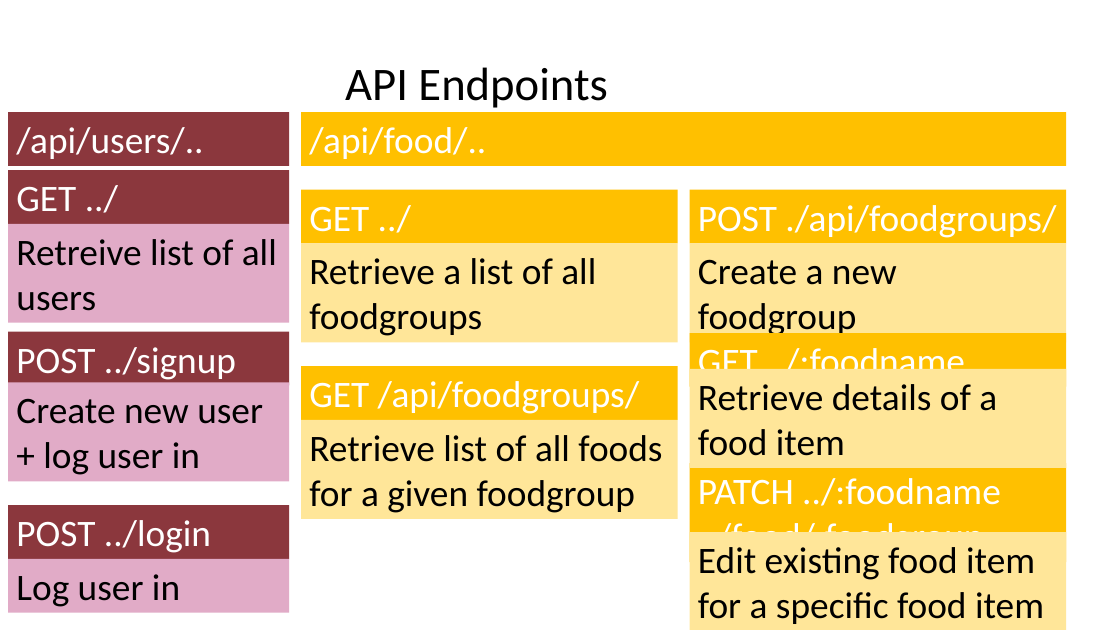
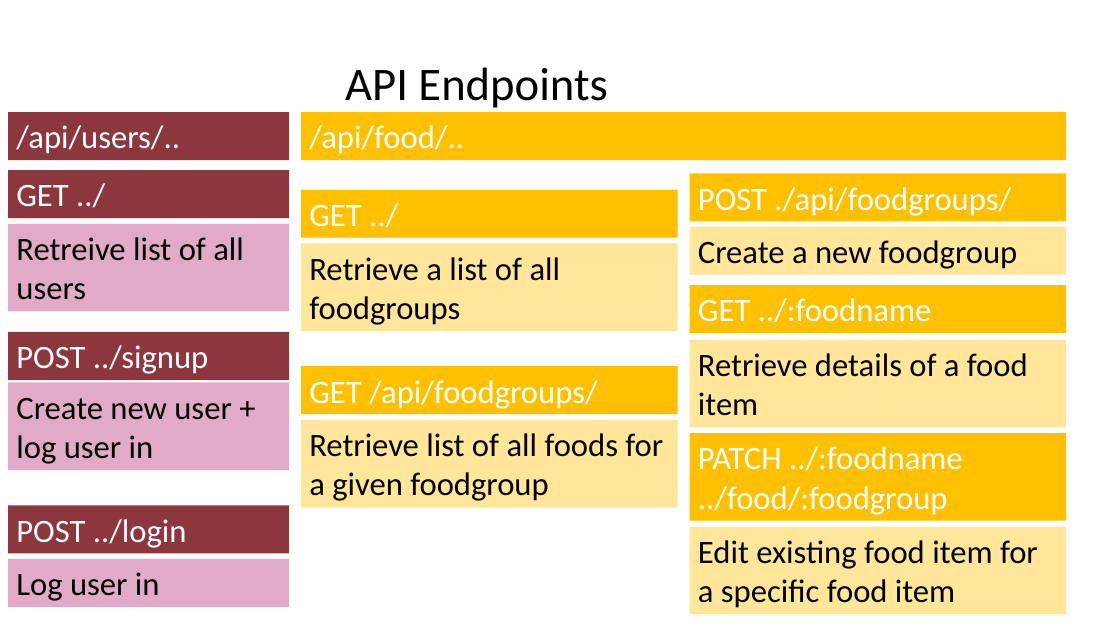
Before and after one commit to aunyamukherjee/friendly-fridge, a slide deck: slide 7 of wireframes/wireframes.pptx. Drawn at 1120x630 pixels with LibreOffice and Linux fonts; fonts in the diff are those of the drawing. Boxes give left, top, right and bottom in pixels: in the first picture for what was removed or moved away, otherwise in the second. Text is boxed around its words. In the diff, an @@ line names an element or a change of style, - is before the commit and + after.

```diff
--- a/wireframes/wireframes.pptx
+++ b/wireframes/wireframes.pptx
@@ rectangle "/api/users/..": place and size @@
-rectangle "/api/users/.." at (8, 113, 289, 166)
+rectangle "/api/users/.." at (8, 113, 289, 160)
@@ rectangle "/api/food/..": place and size @@
-rectangle "/api/food/.." at (301, 113, 1066, 166)
+rectangle "/api/food/.." at (301, 113, 1066, 160)
@@ rectangle "GET ../": place and size @@
-rectangle "GET ../" at (8, 171, 289, 224)
+rectangle "GET ../" at (8, 171, 289, 218)
@@ rectangle "POST ./api/foodgroups/": place and size @@
-rectangle "POST ./api/foodgroups/" at (690, 190, 1066, 244)
+rectangle "POST ./api/foodgroups/" at (690, 173, 1066, 221)
@@ rectangle "GET ../": place and size @@
-rectangle "GET ../" at (301, 190, 677, 244)
+rectangle "GET ../" at (301, 190, 677, 238)
@@ rectangle "Retreive list of all users": place and size @@
-rectangle "Retreive list of all users" at (8, 223, 289, 323)
+rectangle "Retreive list of all users" at (8, 223, 289, 311)
@@ size 32 to 28 pt in 18 elements at (301, 113, 1066, 160), (301, 190, 677, 238), (301, 366, 677, 414), (8, 113, 289, 160), (8, 332, 289, 380), (8, 506, 289, 554), (8, 559, 289, 607), (8, 171, 289, 218), (301, 244, 677, 331), (301, 420, 677, 507), (8, 382, 289, 470), (8, 223, 289, 311), (690, 527, 1066, 614), (690, 173, 1066, 221), (690, 340, 1066, 428), (690, 434, 1066, 521), (690, 285, 1066, 333), (690, 227, 1066, 275) @@
@@ rectangle "Create a new foodgroup": place and size @@
-rectangle "Create a new foodgroup" at (690, 244, 1066, 343)
+rectangle "Create a new foodgroup" at (690, 227, 1066, 275)
@@ rectangle "Retrieve a list of all ...": place and size @@
-rectangle "Retrieve a list of all ..." at (301, 244, 677, 343)
+rectangle "Retrieve a list of all ..." at (301, 244, 677, 331)
@@ rectangle "GET ../:foodname": place and size @@
-rectangle "GET ../:foodname" at (690, 334, 1066, 387)
+rectangle "GET ../:foodname" at (690, 285, 1066, 333)
@@ rectangle "POST ../signup": place and size @@
-rectangle "POST ../signup" at (8, 332, 289, 386)
+rectangle "POST ../signup" at (8, 332, 289, 380)
@@ rectangle "Retrieve details of a food ...": place and size @@
-rectangle "Retrieve details of a food ..." at (690, 369, 1066, 468)
+rectangle "Retrieve details of a food ..." at (690, 340, 1066, 428)
@@ rectangle "Create new user + log ...": place and size @@
-rectangle "Create new user + log ..." at (8, 382, 289, 481)
+rectangle "Create new user + log ..." at (8, 382, 289, 470)
@@ rectangle "GET /api/foodgroups/": place and size @@
-rectangle "GET /api/foodgroups/" at (301, 366, 677, 420)
+rectangle "GET /api/foodgroups/" at (301, 366, 677, 414)
@@ rectangle "Retrieve list of all foods ...": place and size @@
-rectangle "Retrieve list of all foods ..." at (301, 420, 677, 519)
+rectangle "Retrieve list of all foods ..." at (301, 420, 677, 507)
@@ rectangle "PATCH ../:foodname ../food/:foodgroup": place and size @@
-rectangle "PATCH ../:foodname ../food/:foodgroup" at (690, 463, 1066, 562)
+rectangle "PATCH ../:foodname ../food/:foodgroup" at (690, 434, 1066, 521)
@@ rectangle "POST ../login": place and size @@
-rectangle "POST ../login" at (8, 506, 289, 560)
+rectangle "POST ../login" at (8, 506, 289, 554)
@@ rectangle "Edit existing food item for ...": place and size @@
-rectangle "Edit existing food item for ..." at (690, 532, 1066, 630)
+rectangle "Edit existing food item for ..." at (690, 527, 1066, 614)
@@ rectangle "Log user in": place and size @@
-rectangle "Log user in" at (8, 559, 289, 613)
+rectangle "Log user in" at (8, 559, 289, 607)
```
Also in this commit, not shown: 1 other slide changed, 7 other files.
